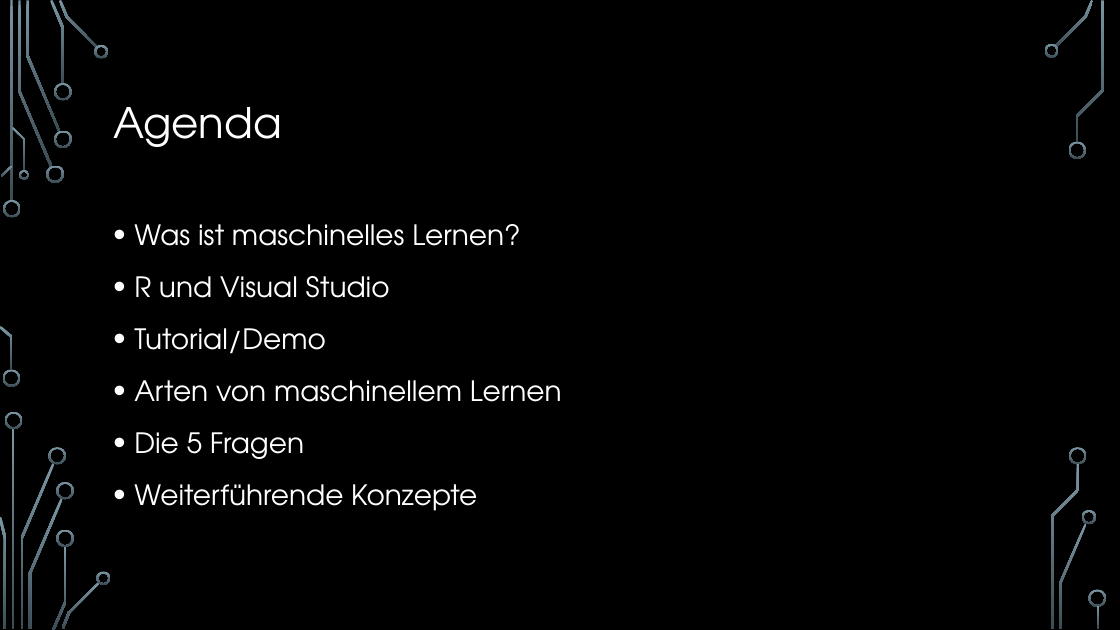
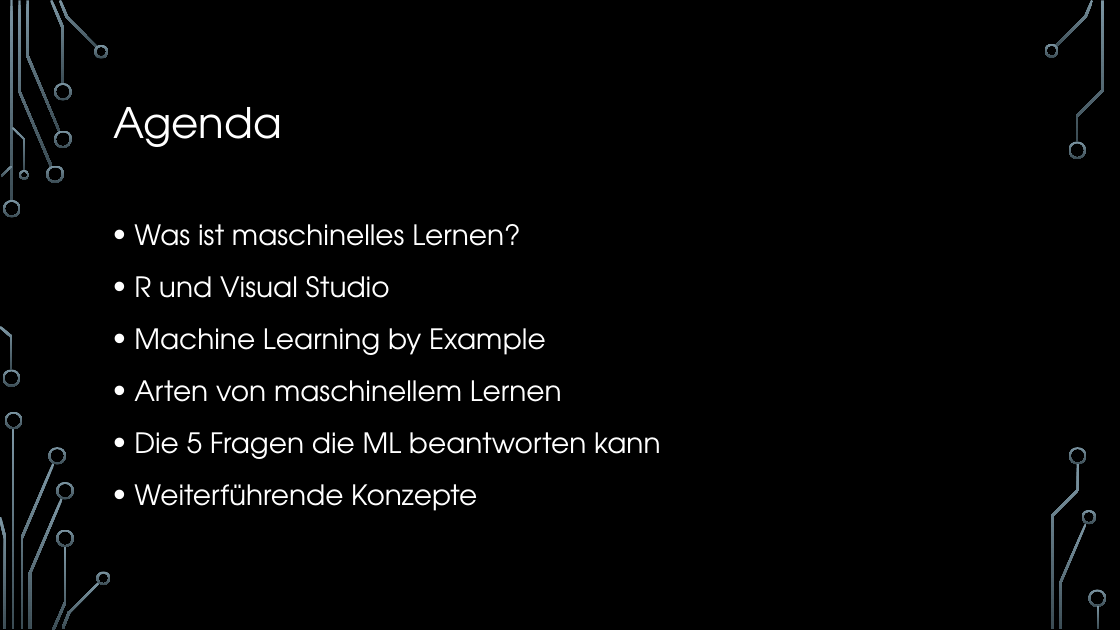
Before and after one commit to hacpro/introduction-machine-learning, a slide deck: slide 2 of presentation.pptx. Drawn at 1120x630 pixels with LibreOffice and Linux fonts; fonts in the diff are those of the drawing; background and template pictures are left out. Boxes give left, top, right and bottom in pixels: in the first picture for what was removed or moved away, otherwise in the second. Text is boxed around its words. In the diff, an @@ line names an element or a change of style, - is before the commit and + after.

Commit message:
More slides added.

```diff
--- a/presentation.pptx
+++ b/presentation.pptx
@@ text at <box>134,328,546,355</box>: text changed @@
-• Tutorial/Demo
+• Machine Learning by Example
@@ text at <box>134,432,661,459</box>: text changed @@
-• Die 5 Fragen
+• Die 5 Fragen die ML beantworten kann
```
Also in this commit, not shown: 2 other slides changed, 7 slides added, 3 other files.
